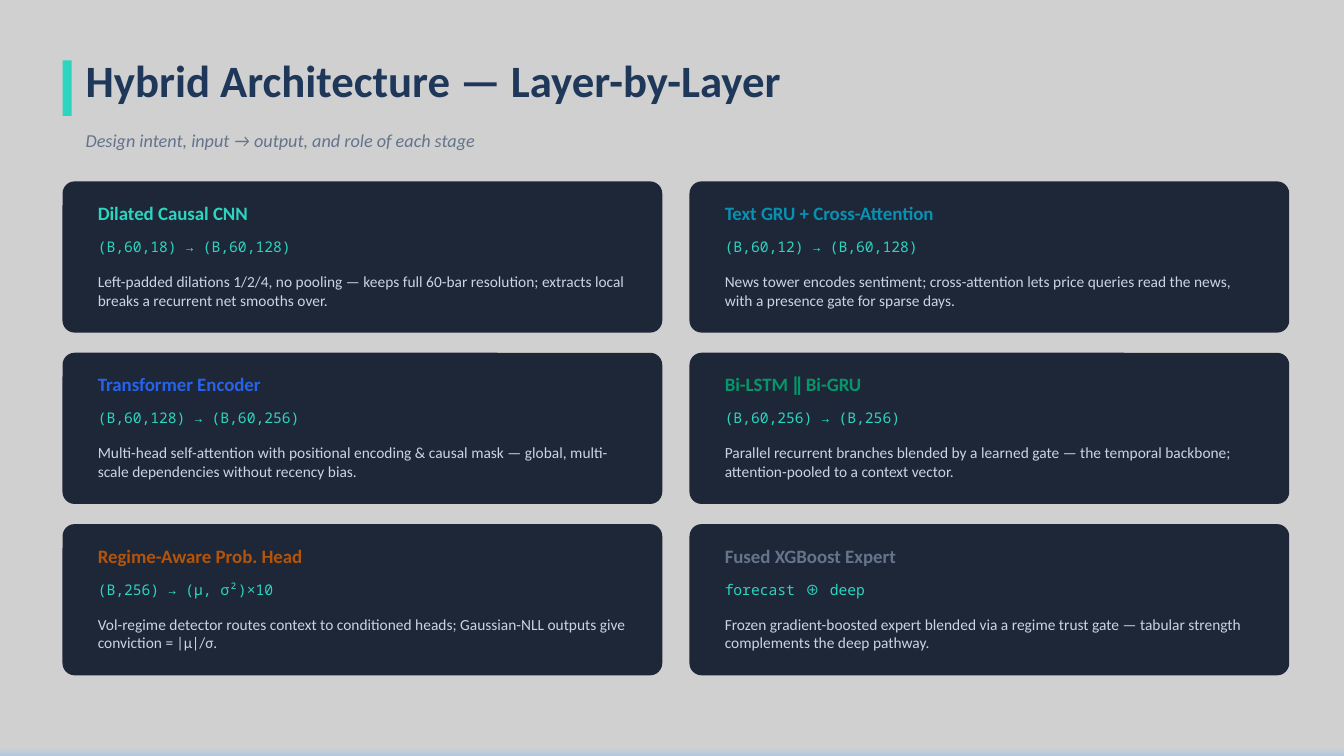
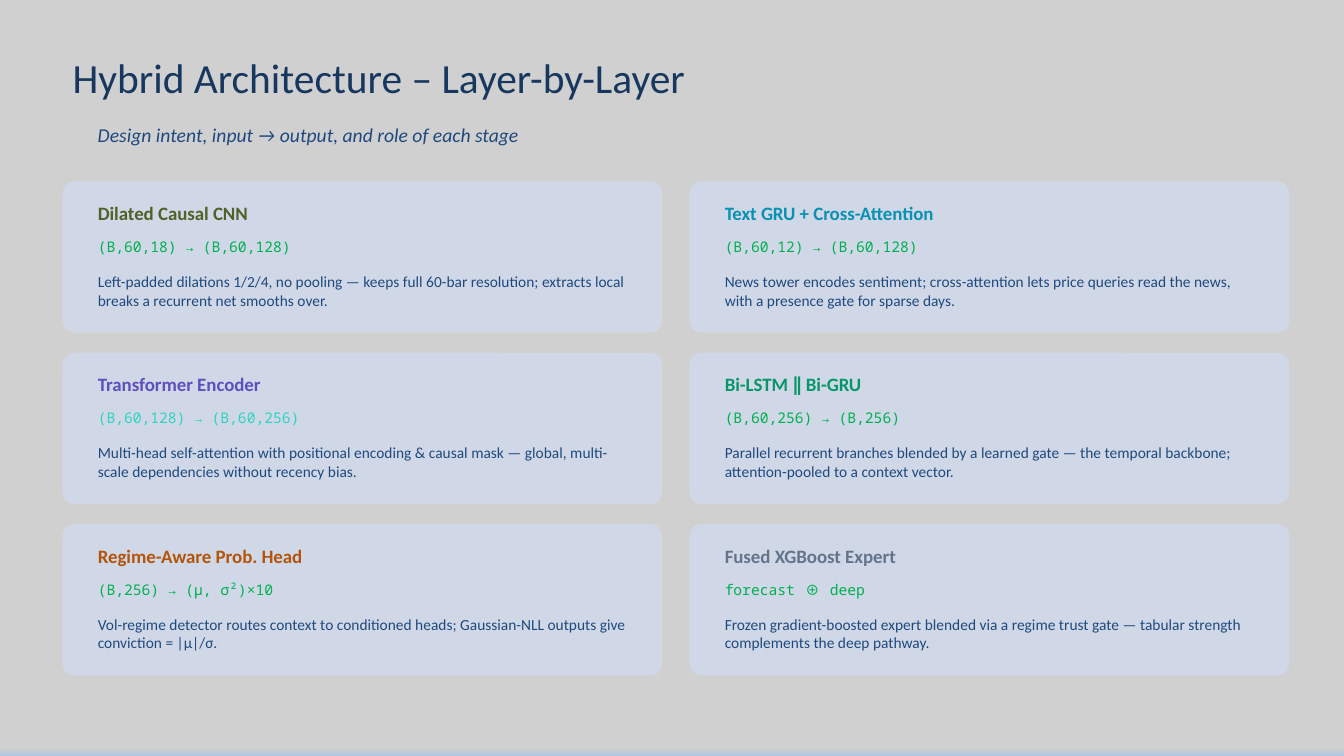
Before and after one commit to SudhakarPuppala/Forex_Price_Prediction, a slide deck: slide 14 of ppt/Midterm_Presentation.pptx. Drawn at 1344x756 pixels with LibreOffice and Linux fonts; fonts in the diff are those of the drawing. Boxes give left, top, right and bottom in pixels: in the first picture for what was removed or moved away, otherwise in the second. Text is boxed around its words. In the diff, an @@ line names an element or a change of style, - is before the commit and + after.

```diff
--- a/ppt/Midterm_Presentation.pptx
+++ b/ppt/Midterm_Presentation.pptx
@@ text "Hybrid Architecture – Layer-by-Layer" at [73,64,685,100]: vertical alignment top to middle @@
@@ rectangle removed at [63,60,72,116] @@
@@ text at [73,64,685,100]: text changed; size 32 to 29.6 pt; text colour #1F3759 to #17375E; bold off @@
-Hybrid Architecture — Layer-by-Layer
+Hybrid Architecture – Layer-by-Layer
@@ text "Design intent, input → output, ...": place and size @@
-text "Design intent, input → output, ..." at [86,134,475,150]
+text "Design intent, input → output, ..." at [98,128,518,146]
@@ text "Design intent, input → output, ..." at [98,128,518,146]: size 13 to 14 pt, text colour #64748B to #1F497D @@
@@ text "Dilated Causal CNN" at [98,206,248,220]: text colour #2DD4BF to #4F6228 @@
@@ text "Transformer Encoder" at [98,378,260,391]: text colour #2563EB to #5E50BD @@
@@ fill #1E2738 to #D0D8E8 in 6 elements at [63,181,662,333], [690,181,1290,333], [63,353,662,504], [690,353,1290,504], [63,524,662,676], [690,524,1290,676] @@
@@ text colour #2DD4BF to #00B050 in 5 elements at [98,241,291,255], [725,241,918,255], [725,412,900,426], [98,582,273,599], [725,584,865,599] @@
@@ text colour #CBD5E1 to #1F497D in 6 elements at [98,276,624,306], [725,276,1231,309], [98,447,607,480], [725,447,1230,480], [98,619,625,651], [725,619,1240,651] @@
```
Also in this commit, not shown: 12 other slides changed, 8 other files.
